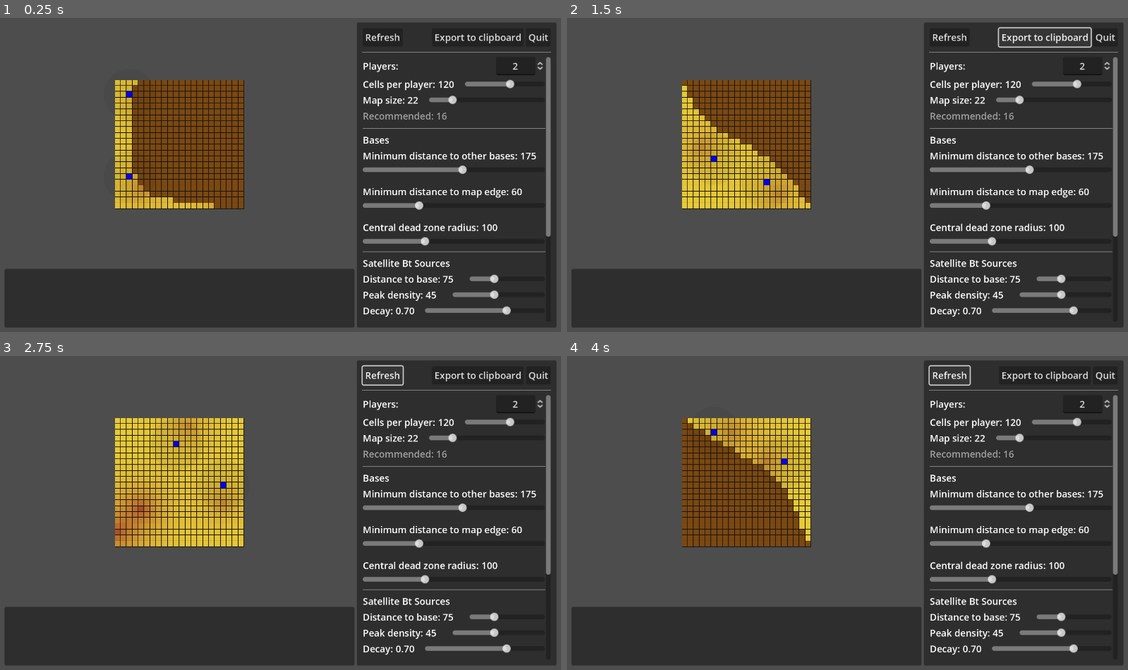
Above: before the commit, frames 1-4 (two rows, left to right).
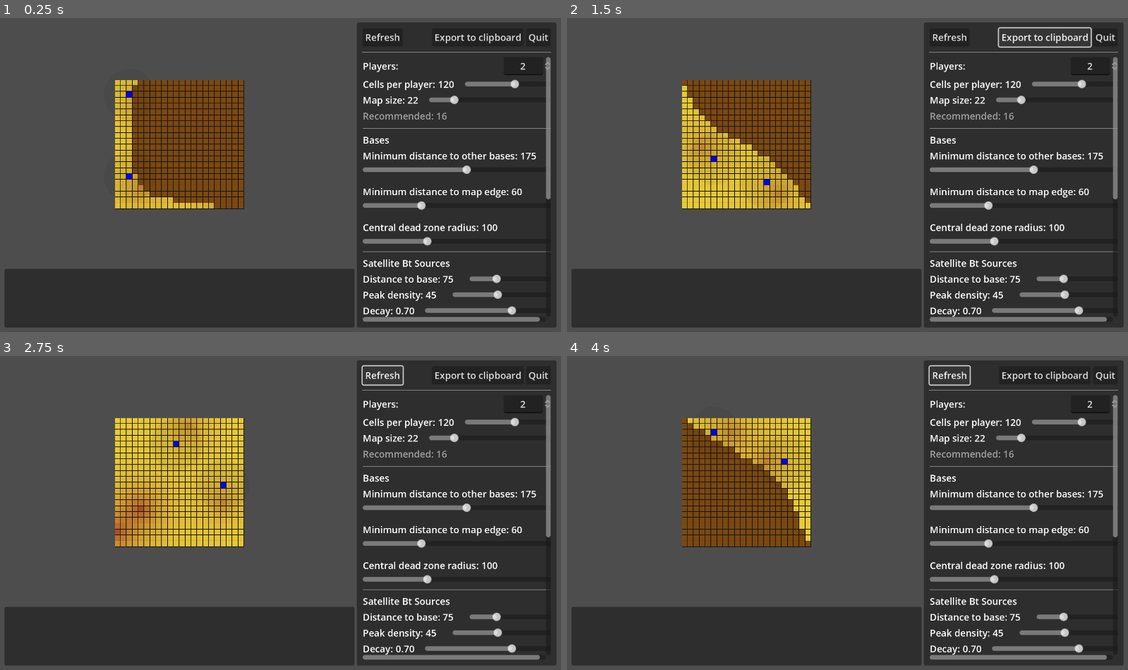
Above: after the commit, the same moments.

Repository: wadcom/kisarra-mapgen
Game: Godot game, scene res://main.tscn
The game is run twice, just before and just after one commit, with the same random seed, the same clock (stepped at 60 frames per second) and the same inputs.
Inputs:
- Up to frame 1 (0.25 s): no input
- Up to frame 2 (1.5 s): click "Refresh" at 0.5 s; click "Export to clipboard" at 1.25 s
- Up to frame 3 (2.75 s): click "Refresh" at 2 s
- Up to frame 4 (4 s): click "Export to clipboard" at 2.75 s; click "Refresh" at 3.5 s

The runs differ from the first frame. In frame 1, 0.9% of the frame differs, in the area x 64-99%, y 13-97%; in frame 2, 0.9%; in frame 3, 0.9%; in frame 4, 0.9%.

Commit message:
The first cut of octave controls

Diff:
--- a/side_panel/mountains_settings.gd
+++ b/side_panel/mountains_settings.gd
@@ -15,9 +15,67 @@
 	%HeightThresholdLabel.text = "%.2f" % _params.height_threshold
 	%HeightThresholdSlider.value = _params.height_threshold
 
+	var total_weight = 0
+
+	print("XXX:", _params)
+	for i in _params.octaves.size():
+		var o = _params.octaves[i]
+		var controls = _get_controls(i)
+
+		print("XXX ", i, ": ", o)
+		controls.enabled_checkbox.button_pressed = o.enabled
+
+		controls.size_spinbox.value = o.size
+		controls.size_spinbox.editable = o.enabled
+
+		controls.weight_spinbox.value = o.weight
+		controls.weight_spinbox.editable = o.enabled
+
+		if o.enabled:
+			total_weight += o.weight
+
+	for i in _params.octaves.size():
+		var o = _params.octaves[i]
+		var controls = _get_controls(i)
+
+		if total_weight > 0 and o.enabled:
+			controls.percentage_label.text = "%d%%" % [int(100.0 * o.weight / total_weight)]
+		else:
+			controls.percentage_label.text = ""
+
+
+
+func _get_controls(i):
+	var parent = "OctavesSettings"
+	return {
+		enabled_checkbox = get_node("%s/Enabled%d" % [parent, i + 1]),
+		percentage_label = get_node("%s/PercentageLabel%d" % [parent, i + 1]),
+		size_spinbox = get_node("%s/Size%d" % [parent, i + 1]),
+		weight_spinbox = get_node("%s/Weight%d" % [parent, i + 1]),
+	}
+
 
 func _on_height_threshold_slider_value_changed(value):
 	_params.height_threshold = value
 
 	_update_controls()
 	height_threshold_updated.emit(value)
+
+
+func _on_octave_controls_updated():
+	for i in _params.octaves.size():
+		var o = _params.octaves[i]
+		var controls = _get_controls(i)
+		o.enabled = controls.enabled_checkbox.button_pressed
+		o.size = controls.size_spinbox.value
+		o.weight = controls.weight_spinbox.value
+
+	_update_controls()
+
+
+func _on_weight_value_changed(_value):
+	_on_octave_controls_updated()
+
+
+func _on_size_value_changed(_value):
+	_on_octave_controls_updated()
--- a/side_panel/mountains_settings.tscn
+++ b/side_panel/mountains_settings.tscn
@@ -37,6 +37,108 @@
 custom_minimum_size = Vector2(2.08165e-12, 10)
 layout_mode = 2
 
+[node name="Label" type="Label" parent="."]
+layout_mode = 2
+text = "Perlin noise octaves"
+
+[node name="OctavesSettings" type="GridContainer" parent="."]
+layout_mode = 2
+columns = 4
+
+[node name="EnabledLabel" type="Label" parent="OctavesSettings"]
+layout_mode = 2
+text = "Enabled"
+
+[node name="Enabled1" type="CheckBox" parent="OctavesSettings"]
+layout_mode = 2
+size_flags_horizontal = 4
+
+[node name="Enabled2" type="CheckBox" parent="OctavesSettings"]
+layout_mode = 2
+size_flags_horizontal = 4
+
+[node name="Enabled3" type="CheckBox" parent="OctavesSettings"]
+layout_mode = 2
+size_flags_horizontal = 4
+
+[node name="SizeLabel" type="Label" parent="OctavesSettings"]
+layout_mode = 2
+text = "Size"
+
+[node name="Size1" type="SpinBox" parent="OctavesSettings"]
+layout_mode = 2
+size_flags_horizontal = 4
+min_value = 1.0
+max_value = 64.0
+value = 1.0
+
+[node name="Size2" type="SpinBox" parent="OctavesSettings"]
+layout_mode = 2
+size_flags_horizontal = 4
+min_value = 1.0
+max_value = 64.0
+value = 1.0
+
+[node name="Size3" type="SpinBox" parent="OctavesSettings"]
+layout_mode = 2
+size_flags_horizontal = 4
+min_value = 1.0
+max_value = 64.0
+value = 1.0
+
+[node name="WeightLabel" type="Label" parent="OctavesSettings"]
+layout_mode = 2
+text = "Weight
+"
+
+[node name="Weight1" type="SpinBox" parent="OctavesSettings"]
+layout_mode = 2
+size_flags_horizontal = 4
+min_value = 1.0
+max_value = 10.0
+value = 1.0
+
+[node name="Weight2" type="SpinBox" parent="OctavesSettings"]
+layout_mode = 2
+size_flags_horizontal = 4
+min_value = 1.0
+max_value = 10.0
+value = 1.0
+
+[node name="Weight3" type="SpinBox" parent="OctavesSettings"]
+layout_mode = 2
+size_flags_horizontal = 4
+min_value = 1.0
+max_value = 10.0
+value = 1.0
+
+[node name="PercentagePadding" type="Label" parent="OctavesSettings"]
+layout_mode = 2
+
+[node name="PercentageLabel1" type="Label" parent="OctavesSettings"]
+layout_mode = 2
+text = "33%"
+horizontal_alignment = 1
+
+[node name="PercentageLabel2" type="Label" parent="OctavesSettings"]
+layout_mode = 2
+text = "33%"
+horizontal_alignment = 1
+
+[node name="PercentageLabel3" type="Label" parent="OctavesSettings"]
+layout_mode = 2
+text = "33%"
+horizontal_alignment = 1
+
 [connection signal="value_changed" from="HeightThresholdSlider" to="." method="_on_height_threshold_slider_value_changed"]
 [connection signal="value_changed" from="HeightThresholdSlider" to="." method="_on_distance_to_other_bases_slider_value_changed"]
 [connection signal="value_changed" from="HeightThresholdSlider" to="." method="_on_base_distance_to_other_bases_value_changed"]
+[connection signal="pressed" from="OctavesSettings/Enabled1" to="." method="_on_octave_controls_updated"]
+[connection signal="pressed" from="OctavesSettings/Enabled2" to="." method="_on_octave_controls_updated"]
+[connection signal="pressed" from="OctavesSettings/Enabled3" to="." method="_on_octave_controls_updated"]
+[connection signal="value_changed" from="OctavesSettings/Size1" to="." method="_on_size_value_changed"]
+[connection signal="value_changed" from="OctavesSettings/Size2" to="." method="_on_size_value_changed"]
+[connection signal="value_changed" from="OctavesSettings/Size3" to="." method="_on_size_value_changed"]
+[connection signal="value_changed" from="OctavesSettings/Weight1" to="." method="_on_weight_value_changed"]
+[connection signal="value_changed" from="OctavesSettings/Weight2" to="." method="_on_weight_value_changed"]
+[connection signal="value_changed" from="OctavesSettings/Weight3" to="." method="_on_weight_value_changed"]
--- a/side_panel/side_panel.gd
+++ b/side_panel/side_panel.gd
@@ -16,7 +16,14 @@
 	},
 	cells_per_player = 120,
 	map_size = 22,
-	mountains = { height_threshold = 0.0 },
+	mountains = {
+		height_threshold = 0.0,
+		octaves = [
+			{ enabled = true, size = 1, weight = 1},
+			{ enabled = true, size = 2, weight = 2},
+			{ enabled = true, size = 4, weight = 3},
+		]
+	},
 	players_qty = 2,
 }
 
